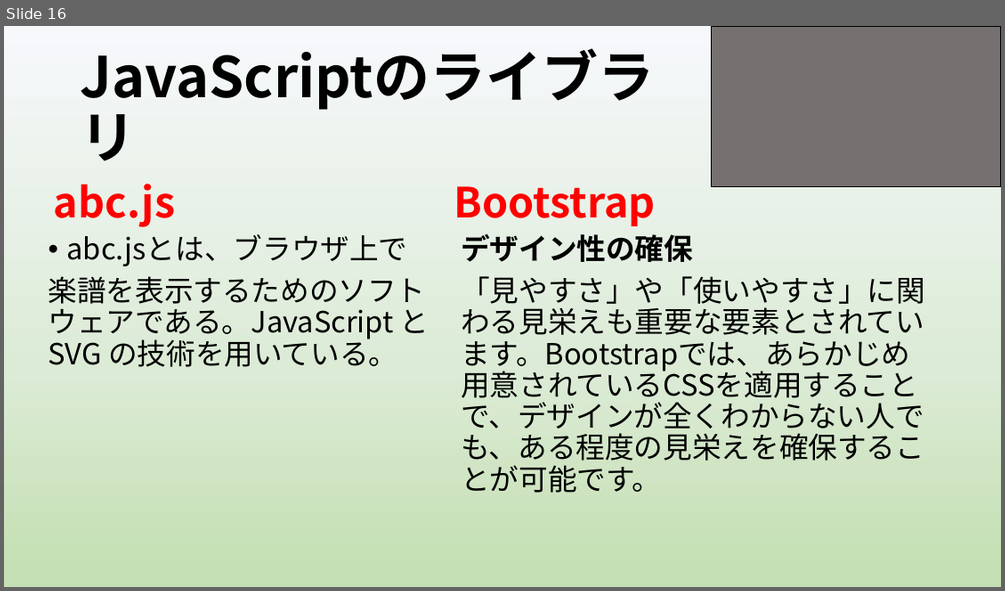
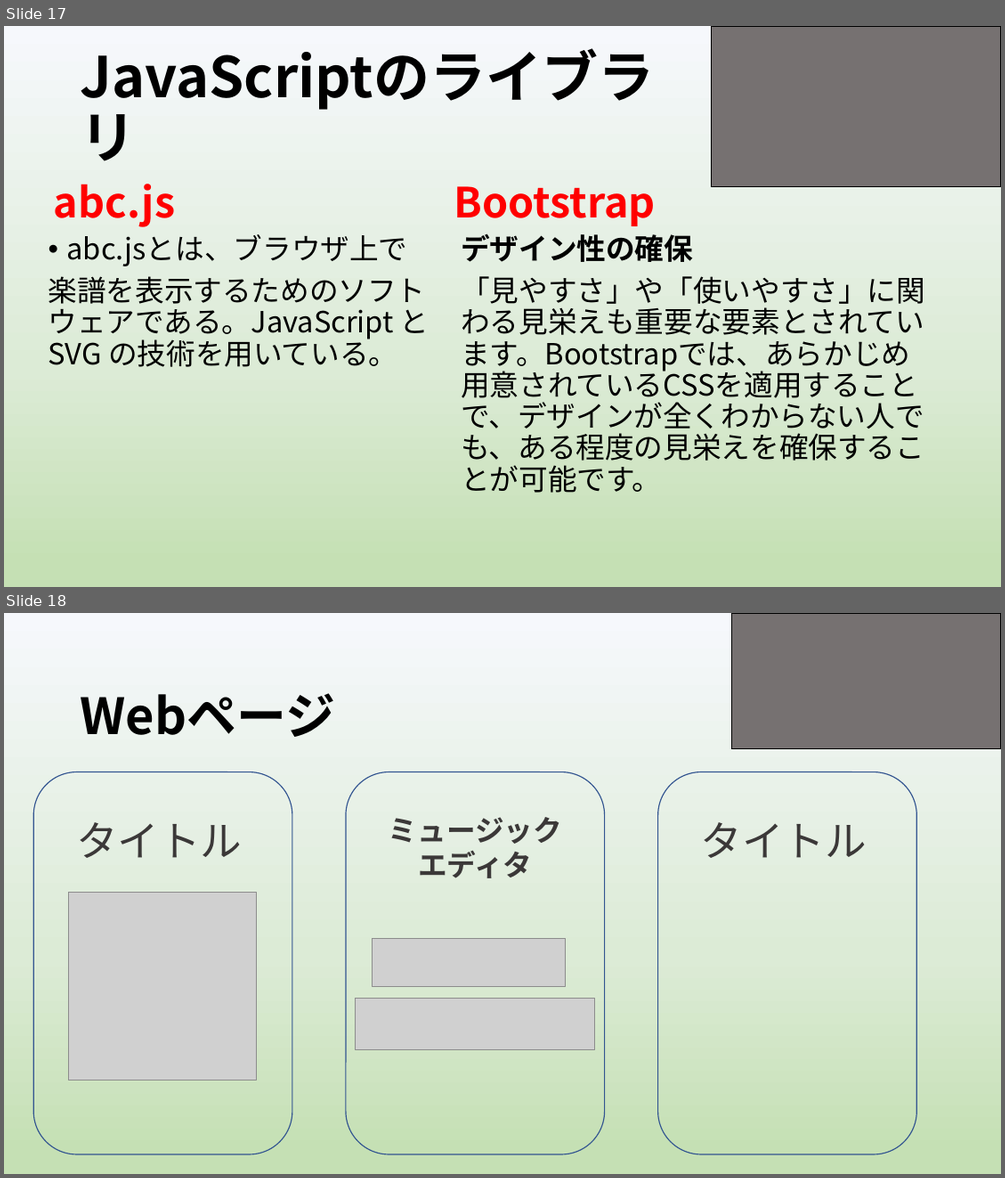
Before and after one commit to yoshitake266/bitComposer_prj, a slide deck: presentation/graduation/bit Composer3 .pptx. Shown one above the other, each under a label of ours: slide 16 before the commit, slides 17 and 18 after it. The pictures are 1005x591 and 1005x1178 pixels, drawn with LibreOffice and Linux fonts; fonts in the diff are those of the drawing; grey boxes stand for pictures. Boxes give left, top, right and bottom in pixels: in the first picture for what was removed or moved away, otherwise in the second. Text is boxed around its words. In the diff, an @@ line names an element or a change of style, - is before the commit and + after.

```diff
--- a/presentation/graduation/bit Composer3 .pptx
+++ b/presentation/graduation/bit Composer3 .pptx
@@ slide 18 added at bbox=[4, 613, 1001, 1174], background gradient #F6F8FC to #DCEBD6 to #C5E0B4 @@
@@ rectangle added at bbox=[732, 613, 1001, 749], fill #767171, outline #000000 1 pt @@
@@ title added at bbox=[81, 693, 336, 737], 48 pt, text #000000, bold @@
+Webページ
@@ rounded rectangle added at bbox=[34, 772, 292, 1154], outline #325491 1 pt @@
@@ rounded rectangle added at bbox=[346, 772, 605, 1154], outline #325491 1 pt @@
@@ rounded rectangle added at bbox=[658, 772, 917, 1154], outline #325491 1 pt @@
@@ text added at bbox=[76, 822, 243, 858], 40 pt, text #3B3838 @@
+タイトル
@@ text added at bbox=[388, 817, 562, 878], 28 pt, text #3B3838, bold @@
+ミュージックエディタ
@@ text added at bbox=[701, 822, 867, 858], 40 pt, text #3B3838 @@
+タイトル
@@ picture added at bbox=[69, 892, 257, 1079] @@
@@ picture added at bbox=[372, 939, 566, 986] @@
@@ picture added at bbox=[356, 997, 595, 1050] @@
@@ what was slide 16 is now slide 17 @@
```
Also in this commit, not shown: 8 slides changed, 3 other slides added, 2 slides removed, 9 other files.
